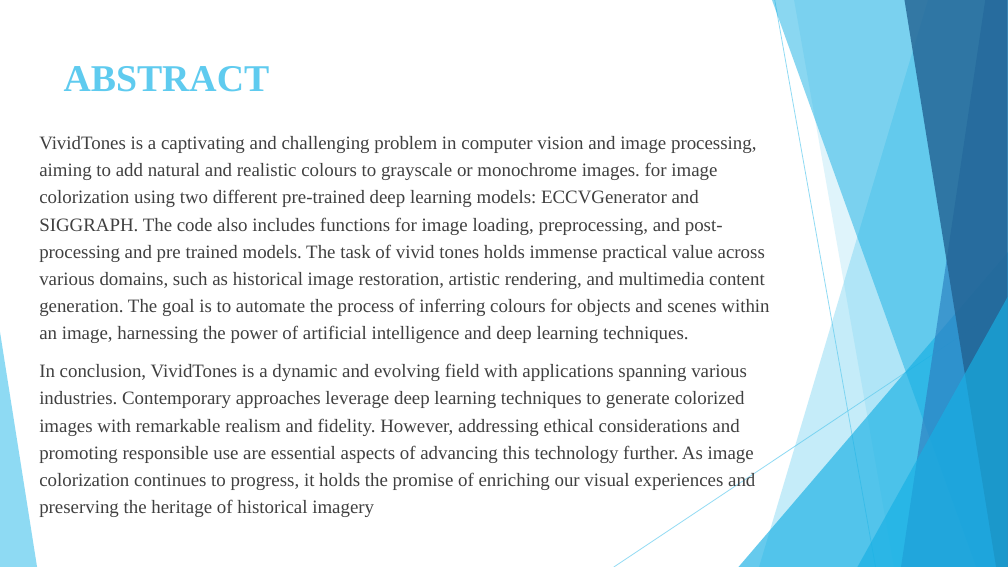
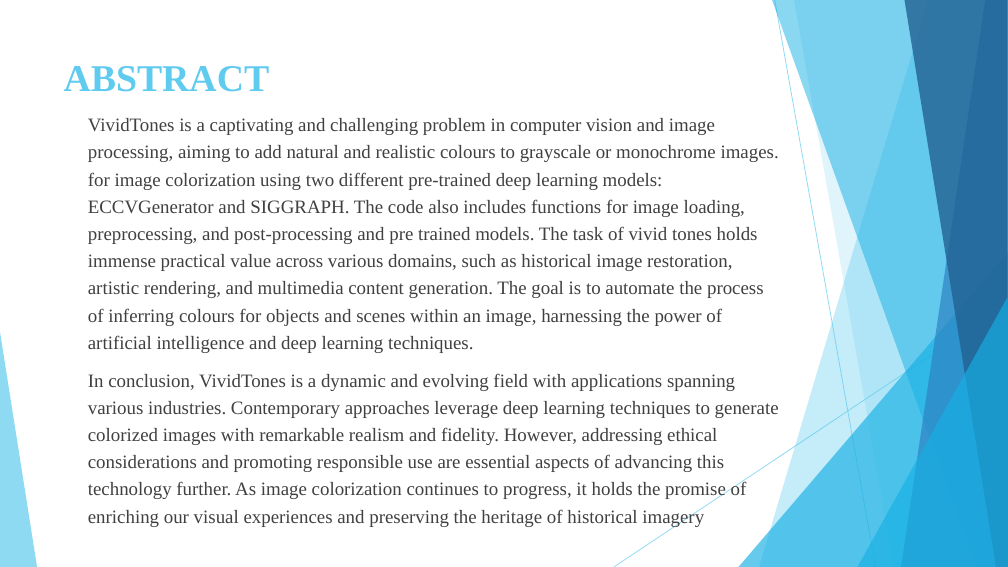
Before and after one commit to Chakrapani2122/Mini-Project, a slide deck: slide 3 of vividtones.pptx. Drawn at 1008x567 pixels with LibreOffice and Linux fonts; fonts in the diff are those of the drawing. Boxes give left, top, right and bottom in pixels: in the first picture for what was removed or moved away, otherwise in the second. Text is boxed around its words. In the diff, an @@ line names an element or a change of style, - is before the commit and + after.

```diff
--- a/vividtones.pptx
+++ b/vividtones.pptx
@@ text "VividTones is a captivating and ..." rewrapped from (39,136,769,491) to (88,118,779,500) @@
```
Also in this commit, not shown: 5 other slides changed, 13 slides added, 4 slides removed, 20 other files.
